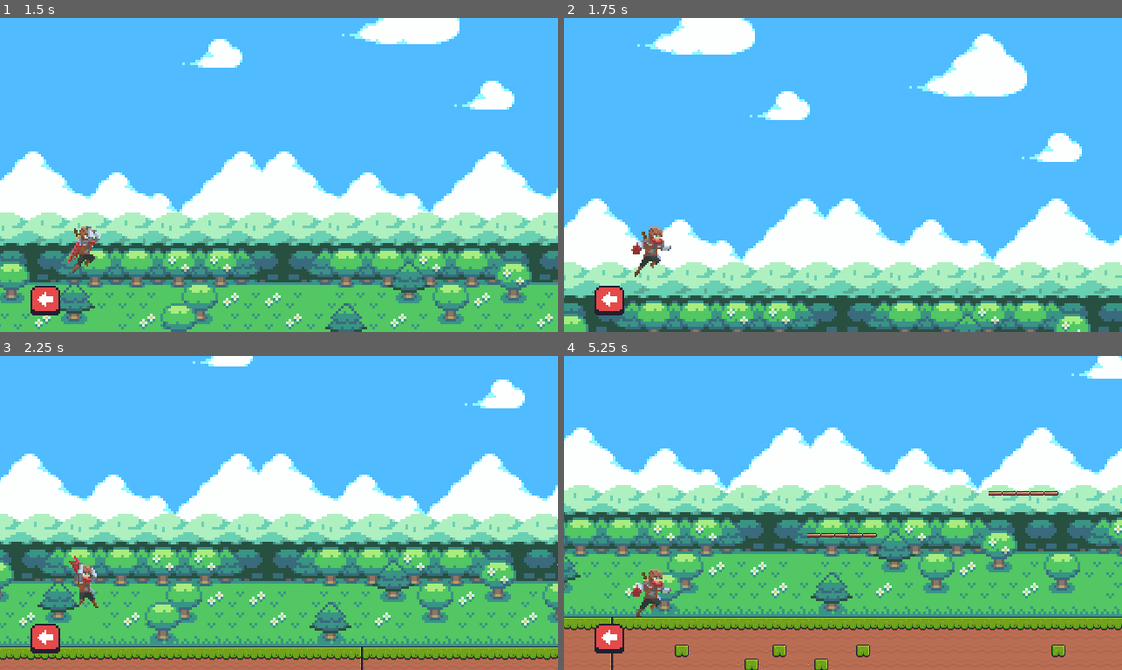
Above: before the commit, frames 1-4 (two rows, left to right).
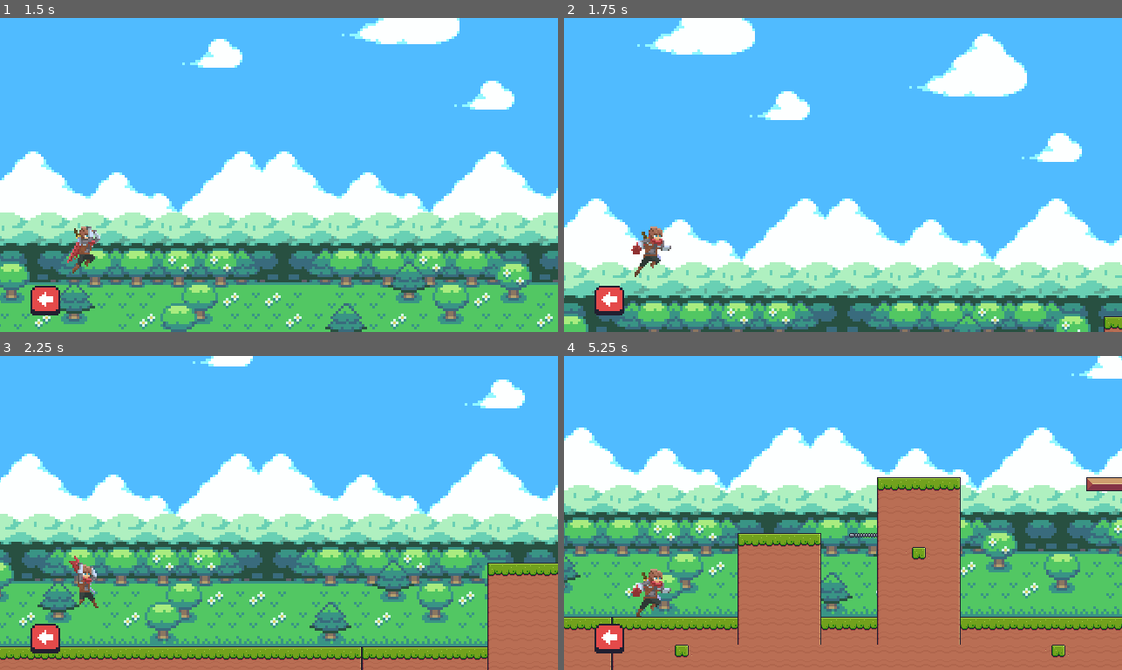
Above: after the commit, the same moments.

Repository: nareez/marinaThomasGame
Game: Godot game, scene res://Scenes/Main.tscn
The game is run twice, just before and just after one commit, with the same random seed, the same clock (stepped at 60 frames per second) and the same inputs.
Inputs (mouse positions are in pixels of both pictures, inside the frame that each line leads up to):
- Up to frame 1 (1.5 s): click (44, 300) at 0.5 s; click (44, 300) at 1.25 s
- Up to frame 2 (1.75 s): no input
- Up to frame 3 (2.25 s): click (44, 638) at 2 s
- Up to frame 4 (5.25 s): tap Space (jump) at 3.02, 3.77 s

Frame 1 is identical in both runs. In frame 2, 0.2% of the frame differs, in the area x 96-100%, y 95-100%; in frame 3, 3.9%; in frame 4, 13%, in the area x 31-100%, y 38-100%.

Commit message:
fix some bugs

Diff:
--- a/Characters/Player.tscn
+++ b/Characters/Player.tscn
@@ -213,7 +213,7 @@
 texture = ExtResource( 9 )
 
 [node name="Timer" type="Timer" parent="."]
-wait_time = 10.0
+wait_time = 9.385
 autostart = true
 
 [node name="VisibilityNotifier2D" type="VisibilityNotifier2D" parent="."]
--- a/Scenes/Main.tscn
+++ b/Scenes/Main.tscn
@@ -8,7 +8,9 @@
 [ext_resource path="res://Assets/Terrain/1 - Grassland/Background parts/4 - Cloud_cover_2.png" type="Texture" id=6]
 [ext_resource path="res://Assets/Terrain/1 - Grassland/Background parts/2 - Hills.png" type="Texture" id=7]
 [ext_resource path="res://Assets/Terrain/1 - Grassland/Background parts/1 - Foreground_scenery.png" type="Texture" id=8]
+[ext_resource path="res://Scenes/procedural-scenes/proc-map-01.tscn" type="PackedScene" id=9]
 [ext_resource path="res://Scenes/procedural-scenes/proc-map-03.tscn" type="PackedScene" id=10]
+[ext_resource path="res://Scenes/procedural-scenes/proc-map-02.tscn" type="PackedScene" id=11]
 [ext_resource path="res://Assets/Menu/Buttons/Back.png" type="Texture" id=12]
 
 [sub_resource type="ConvexPolygonShape2D" id=2]
@@ -968,6 +970,15 @@
 [node name="proc-map-03" parent="Procedural-logic" instance=ExtResource( 10 )]
 position = Vector2( 0, 464 )
 
+[node name="proc-map-01" parent="Procedural-logic" instance=ExtResource( 9 )]
+position = Vector2( -10, 640 )
+
+[node name="proc-map-02" parent="Procedural-logic" instance=ExtResource( 11 )]
+position = Vector2( -10, 666 )
+
+[node name="proc-map-04" parent="Procedural-logic" instance=ExtResource( 10 )]
+position = Vector2( -2, 470 )
+
 [node name="CanvasLayer" type="CanvasLayer" parent="."]
 
 [node name="TextureButton" type="TextureButton" parent="CanvasLayer"]
Not shown: 1 places in Scenes/Main.tscn that only renumber resources
